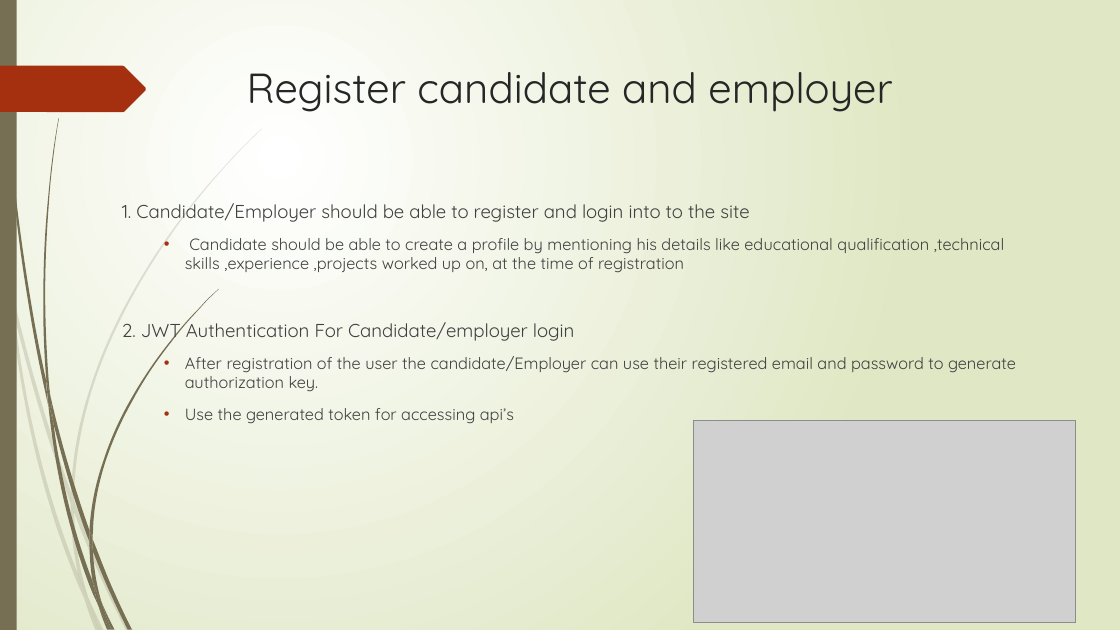
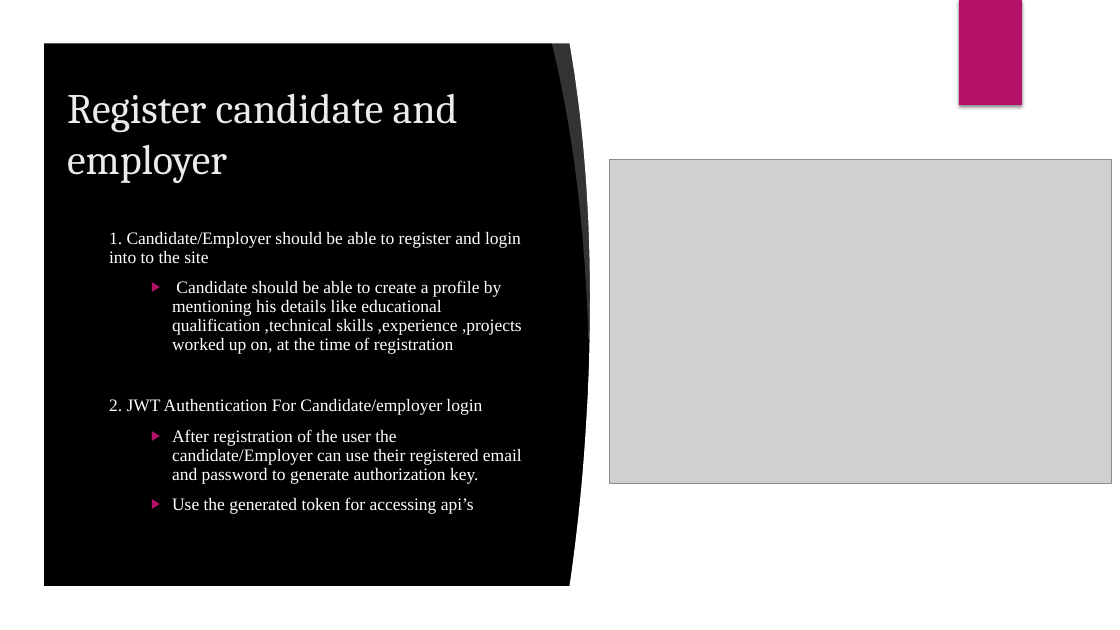
Before and after one commit to Yash-shadow/Online-Job-Portal, a slide deck: slide 4 of Presentation/Online Job Portal-sprint1.pptx. Drawn at 1120x630 pixels with LibreOffice and Linux fonts; fonts in the diff are those of the drawing; grey boxes stand for pictures; background and template pictures are left out. Boxes give left, top, right and bottom in pixels: in the first picture for what was removed or moved away, otherwise in the second. Text is boxed around its words. In the diff, an @@ line names an element or a change of style, - is before the commit and + after.

```diff
--- a/Presentation/Online Job Portal-sprint1.pptx
+++ b/Presentation/Online Job Portal-sprint1.pptx
@@ background gradient #FFFFFF to #DFE8C4 to picture (left out) @@
@@ rectangle removed at (0, 0, 17, 630) @@
@@ group added at (0, 0, 1120, 630): 5 ellipses, 3 freeform shapes @@
@@ freeform shape added at (0, 0, 1120, 630), fill #FFFFFF @@
@@ rectangle added at (959, 0, 1022, 105), fill #B31166 @@
@@ title "Register candidate and employer": place and size @@
-title "Register candidate and employer" at (247, 72, 892, 112)
+title "Register candidate and employer" at (67, 94, 458, 183)
@@ title "Register candidate and employer" at (67, 94, 458, 183): font Quicksand to Cambria, text colour #262626 to #EBEBEB; vertical alignment top to middle @@
@@ freeform shape added at (551, 35, 616, 341), fill #FFFFFF at 20% opacity @@
@@ freeform shape added at (569, 37, 1081, 593), fill #FFFFFF @@
@@ freeform shape removed at (0, 66, 146, 112) @@
@@ picture: place and size @@
-picture at (694, 421, 1076, 623)
+picture at (610, 160, 1112, 483)
@@ text "1. Candidate/Employer should be able ...": place and size @@
-text "1. Candidate/Employer should be able ..." at (122, 203, 1016, 424)
+text "1. Candidate/Employer should be able ..." at (109, 232, 522, 514)
@@ text "1. Candidate/Employer should be able ..." at (109, 232, 522, 514): size 16 to 15 pt in "1. Candidate/Employer should be able to register ...", "2. JWT Authentication For Candidate/employer login"; font Quicksand to Times New Roman, text colour #404040 to #FFFFFF; size 14 to 15 pt in "Candidate should be able to create a ...", "After registration of the user the candidate/Employer ...", "Use the generated token for accessing api’s"; line spacing 1 to 0.9; bullet • to ▶; bullet colour #A53010 to #B31166; vertical alignment top to middle @@
@@ group removed at (0, 129, 262, 630): 10 freeform shapes @@
@@ group removed at (3, 0, 218, 630): 12 freeform shapes @@
```
Also in this commit, not shown: 8 other slides changed, 2 other files.
